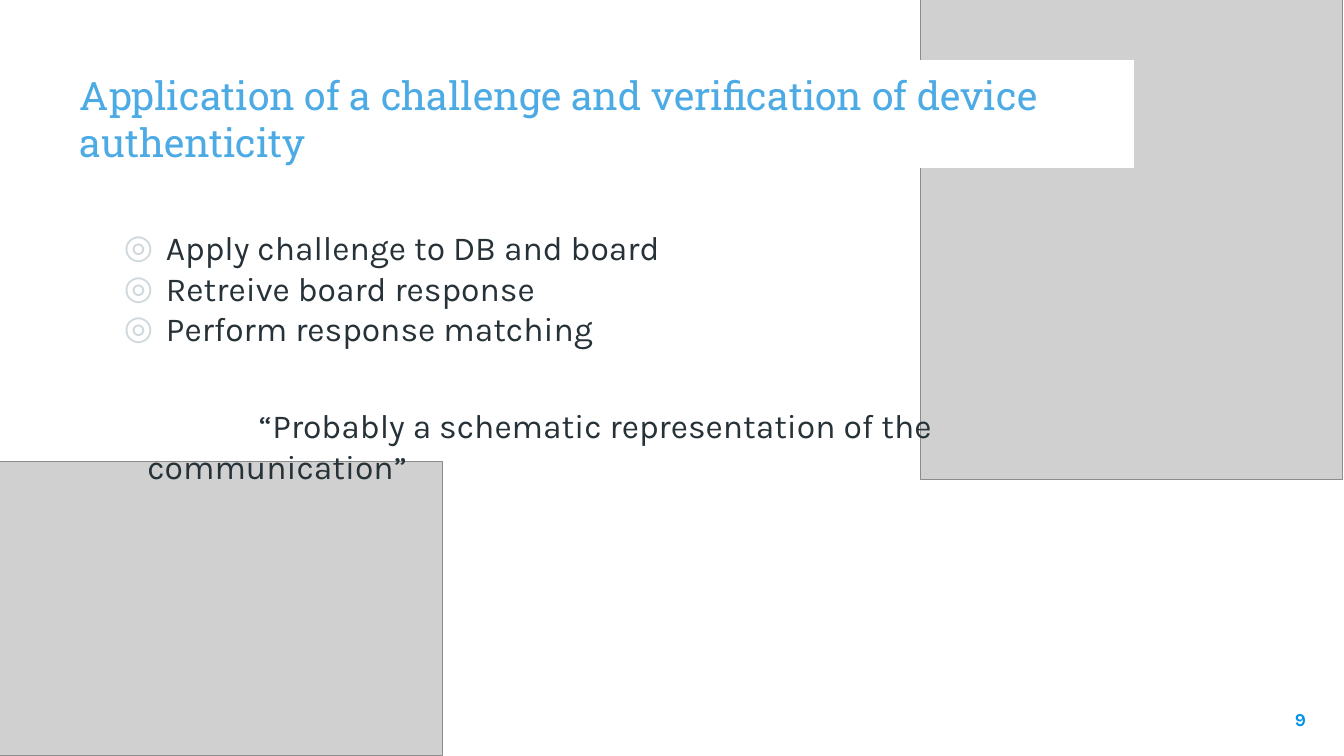
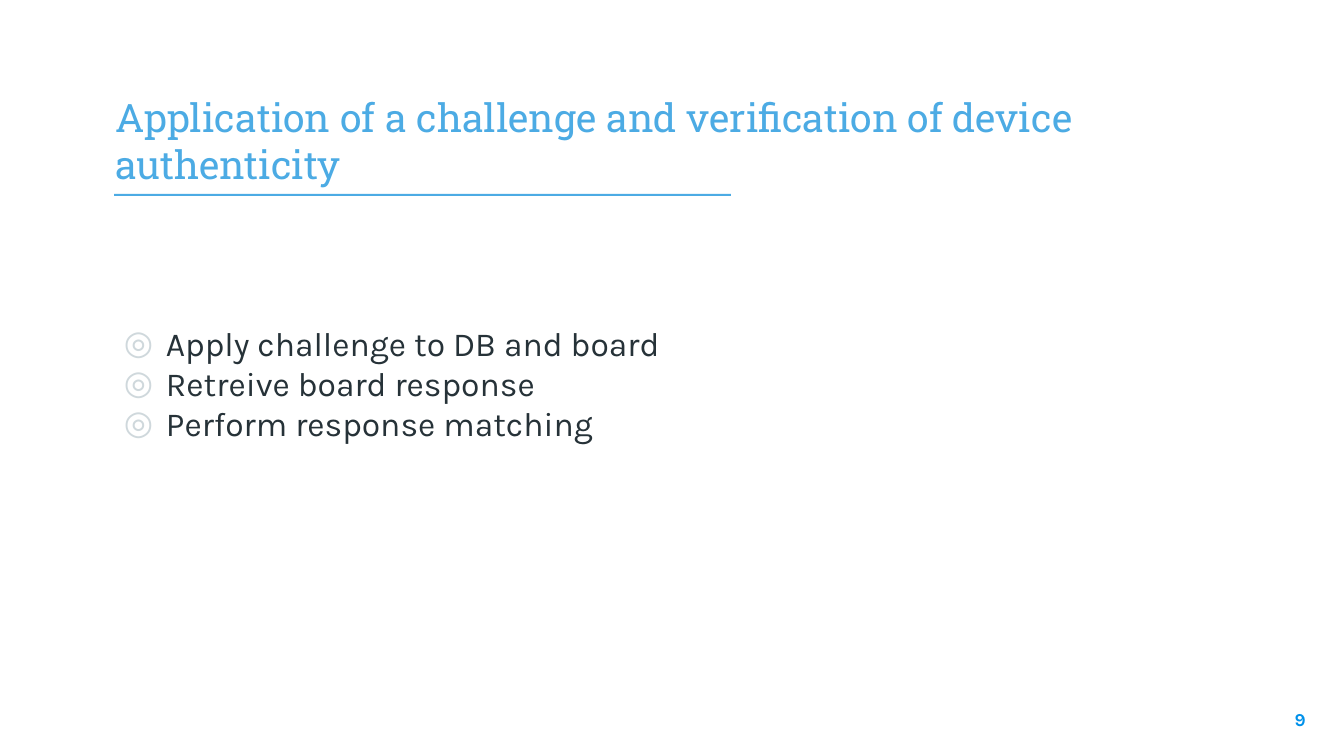
Before and after one commit to elenaroncolino/SEcube-code, a slide deck: slide 9 of Design and Development of a RAM-based PUF.pptx. Drawn at 1344x756 pixels with LibreOffice and Linux fonts; fonts in the diff are those of the drawing; grey boxes stand for pictures; background and template pictures are left out. Boxes give left, top, right and bottom in pixels: in the first picture for what was removed or moved away, otherwise in the second. Text is boxed around its words. In the diff, an @@ line names an element or a change of style, - is before the commit and + after.

```diff
--- a/Design and Development of a RAM-based PUF.pptx
+++ b/Design and Development of a RAM-based PUF.pptx
@@ picture removed at <box>921,0,1343,480</box> @@
@@ text "Application of a challenge and ...": place and size @@
-text "Application of a challenge and ..." at <box>80,80,1037,166</box>
+text "Application of a challenge and ..." at <box>115,102,1073,188</box>
@@ line added from (114, 195) to (731, 195), #4CABE4 1.5 pt @@
@@ text "Apply challenge to DB and ...": place and size @@
-text "Apply challenge to DB and ..." at <box>147,237,931,480</box>
+text "Apply challenge to DB and ..." at <box>166,333,660,445</box>
@@ text at <box>147,408,931,480</box>: paragraph removed @@
-“Probably a schematic representation of the communication”
@@ picture removed at <box>0,462,443,756</box> @@
```
Also in this commit, not shown: 4 other slides changed.
